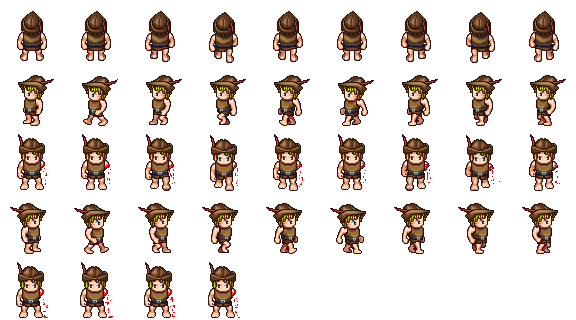
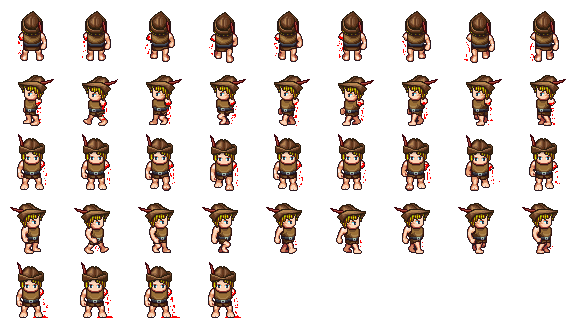
Layers edited between the first and the second (576, 320) image:
removed layer "Pasted Layer" over [33, 316, 239, 318]
painted on "BODY_male.png" over [17, 36, 556, 318]
